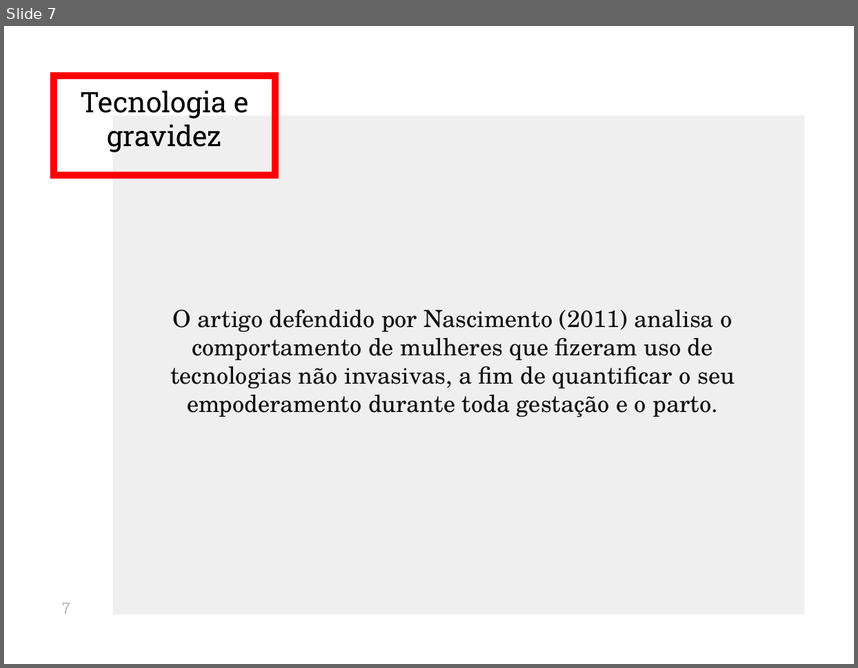
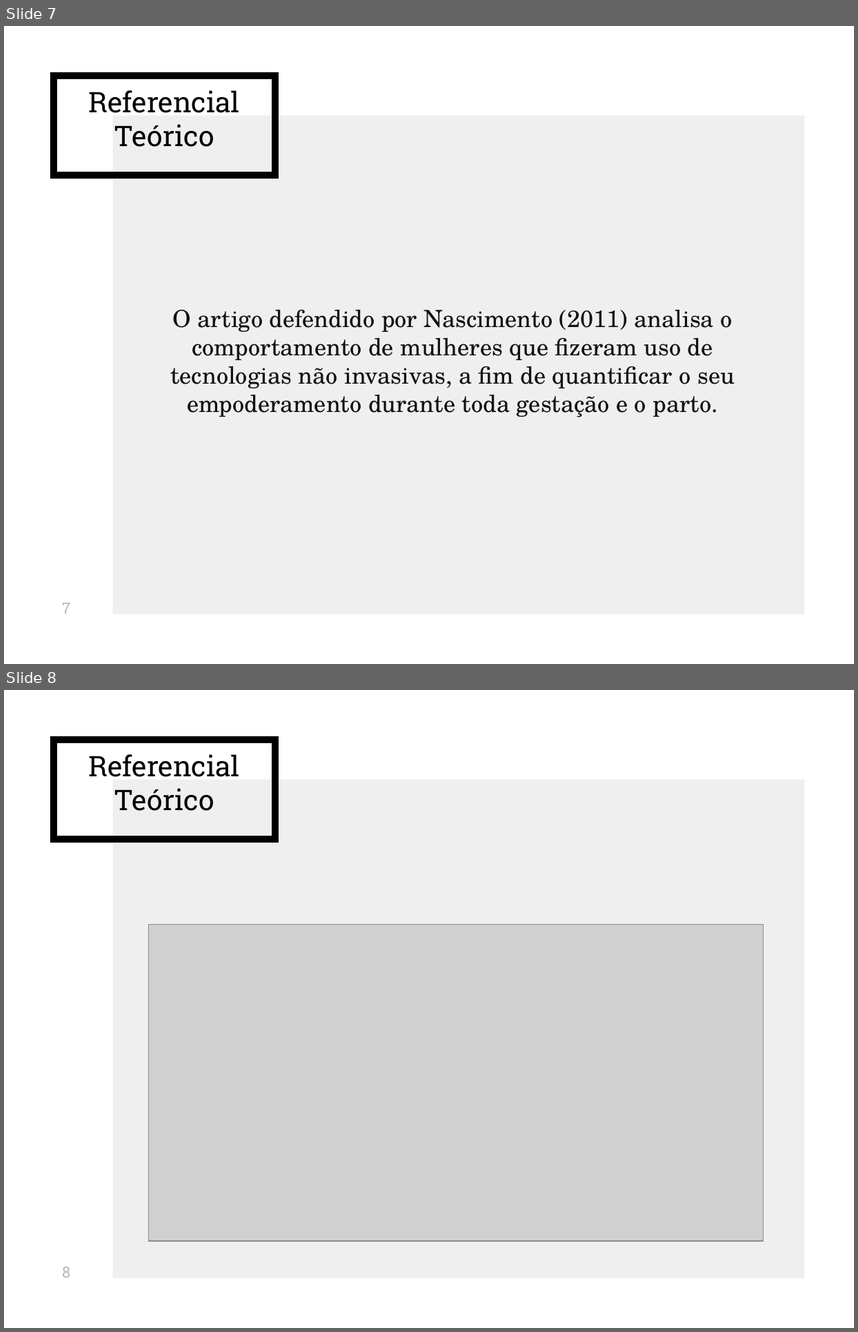
Before and after one commit to edgarssenhorello/Projetos, a slide deck: apresentação dica de lingerie.pptx. Shown one above the other, each under a label of ours: slide 7 before the commit, slides 7 and 8 after it. The pictures are 858x668 and 858x1332 pixels, drawn with LibreOffice and Linux fonts; fonts in the diff are those of the drawing; grey boxes stand for pictures. Boxes give left, top, right and bottom in pixels: in the first picture for what was removed or moved away, otherwise in the second. Text is boxed around its words. In the diff, an @@ line names an element or a change of style, - is before the commit and + after.

```diff
--- a/apresentação dica de lingerie.pptx
+++ b/apresentação dica de lingerie.pptx
@@ slide 8 added at [4, 690, 854, 1328], background #FFFFFF; not listed: 1 template element that a slide beside it also shows @@
@@ title added at [53, 739, 275, 839], outline #000000 6 pt, 24 pt, text #000000 @@
+Referencial Teórico
@@ picture added at [148, 924, 763, 1240] @@
@@ page number added at [62, 1266, 70, 1277], 13 pt, text #B7B7B7 @@
+8
@@ slide 7 changed as well @@
@@ title "Referencial Teórico" at [53, 75, 275, 175]: outline #FF0000 6 pt to #000000 6 pt @@
@@ title at [89, 90, 240, 147]: text changed @@
-Tecnologia e gravidez
+Referencial Teórico
```
Also in this commit, not shown: 13 other slides changed, 6 other slides added, 2 slides removed.
